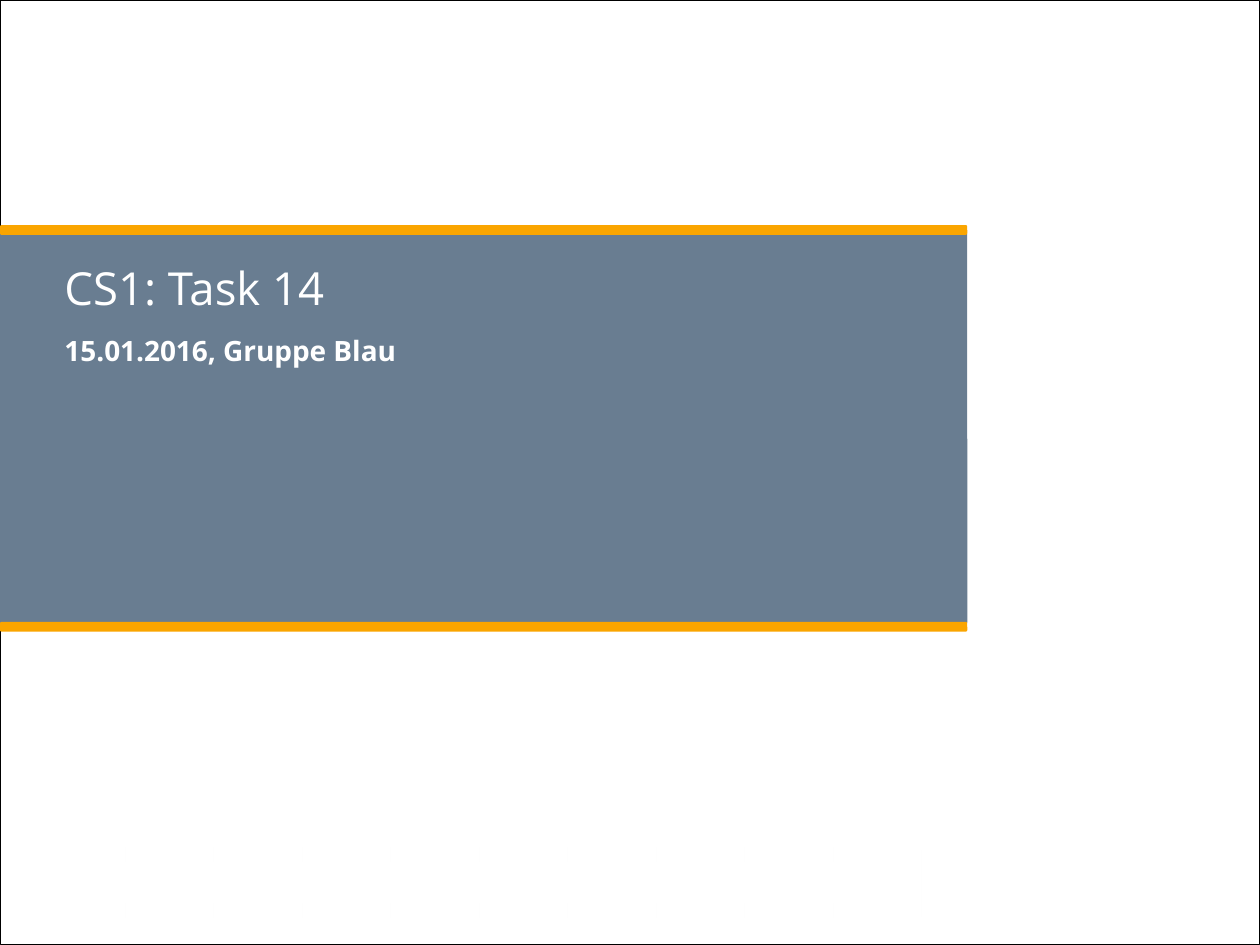
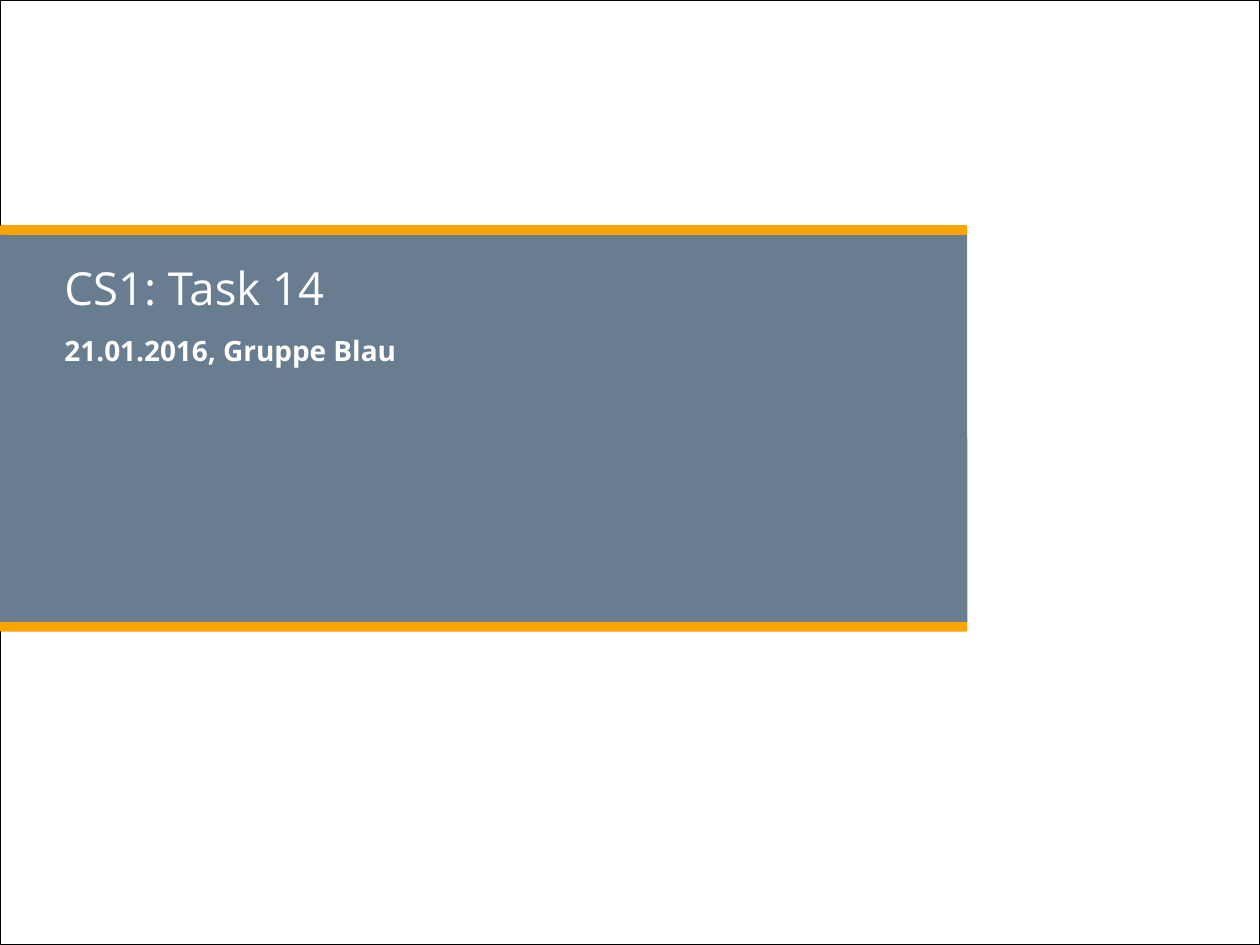
Before and after one commit to isels1/ch.bfh.btx8081.w2015.blue, a slide deck: slide 1 of doc/task14/Task14.pptx. Drawn at 1260x945 pixels with LibreOffice and Linux fonts; fonts in the diff are those of the drawing; background and template pictures are left out. Boxes give left, top, right and bottom in pixels: in the first picture for what was removed or moved away, otherwise in the second. Text is boxed around its words. In the diff, an @@ line names an element or a change of style, - is before the commit and + after.

```diff
--- a/doc/task14/Task14.pptx
+++ b/doc/task14/Task14.pptx
@@ subtitle at bbox=[64, 340, 396, 368]: text changed @@
-15.01.2016, Gruppe Blau
+21.01.2016, Gruppe Blau
```
Also in this commit, not shown: 3 other slides changed, 4 slides added.
